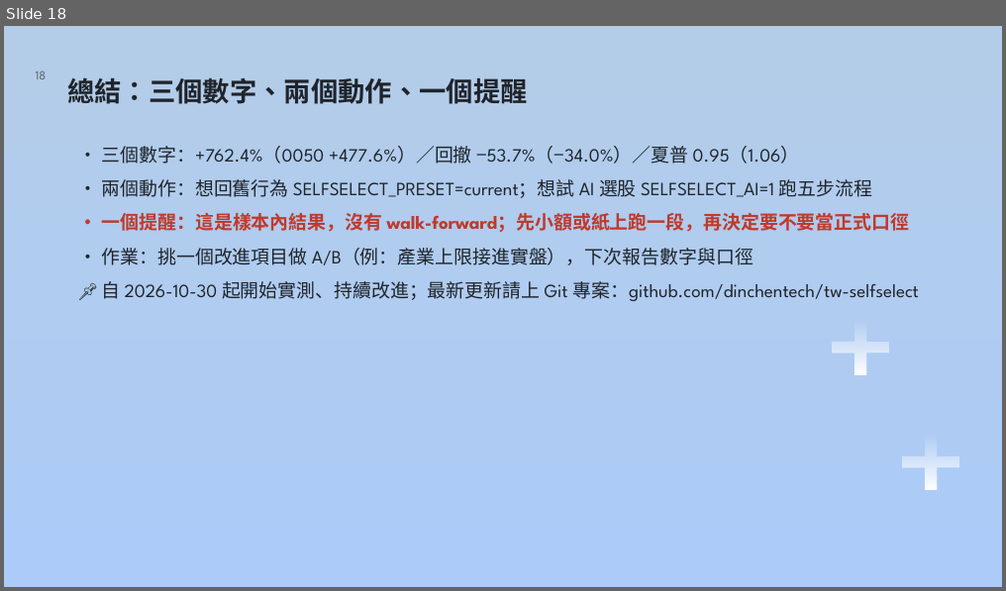
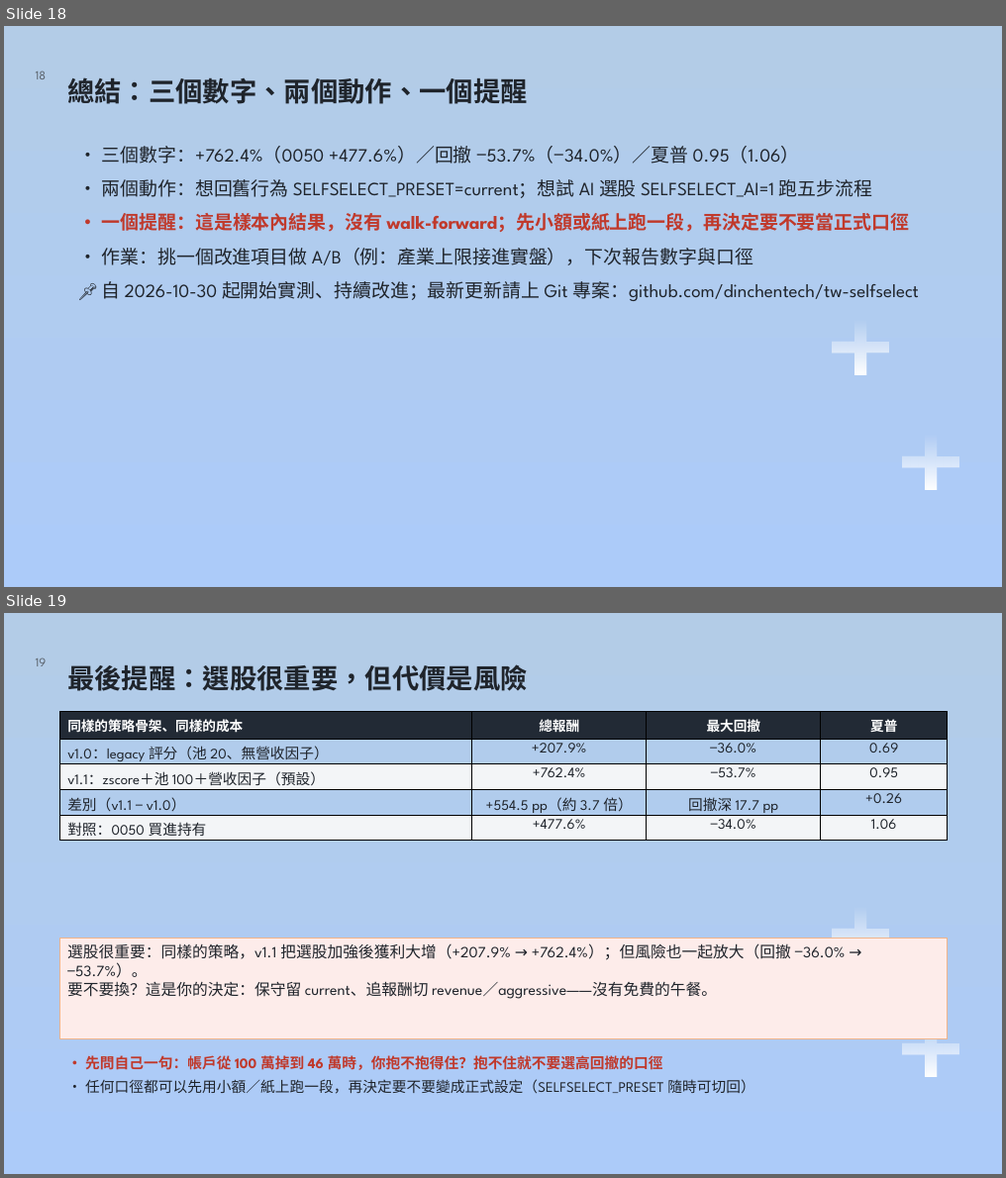
Before and after one commit to dinchentech/tw-selfselect, a slide deck: plans/ppt/TW-SELFSELECT台股買賣自動化系統-W7-講稿版.pptx. Shown one above the other, each under a label of ours: slide 18 before the commit, slides 18 and 19 after it. The pictures are 1006x591 and 1006x1178 pixels, drawn with LibreOffice and Linux fonts; fonts in the diff are those of the drawing; background and template pictures are left out. Boxes give left, top, right and bottom in pixels: in the first picture for what was removed or moved away, otherwise in the second. Text is boxed around its words. In the diff, an @@ line names an element or a change of style, - is before the commit and + after.

Commit message:
教材：W7 增補產業上限實例＋新增「風險與獲利抉擇」收尾頁（19 頁）
1) S7 加實例（2024-11-29、池 100）：
   上限關 → 2345、2618、2603、2610、2609（5 檔有 4 檔航運）；上限 2 → 航運只留 2 檔，補進 2059、3533
2) S16 措辭更正：「產業上限已接進實盤（SELFSELECT_MAX_PER_SECTOR／preset aggressive 會開），
   待決定預設值＋實測驗證」，不是「還沒接」
3) 新增 S19「最後提醒：選股很重要，但代價是風險」
   v1.0 legacy +207.9%／−36.0%／0.69 vs v1.1 預設 +762.4%／−53.7%／0.95（約 3.7 倍報酬、回撤深 17.7pp）
   ⇒ 風險與獲利怎麼取捨由使用者決定；附自我檢查「帳戶 100 萬掉到 46 萬你抱不抱得住」

- 講稿全掃無 markdown 星號／反引號；W7-解說腳本.md 重出（19 頁／約 43 分 30 秒）
- 版號 1.1.7 → 1.1.8（教材內容，執行行為不變）

```diff
--- a/plans/ppt/TW-SELFSELECT台股買賣自動化系統-W7-講稿版.pptx
+++ b/plans/ppt/TW-SELFSELECT台股買賣自動化系統-W7-講稿版.pptx
@@ slide 19 added at (4, 613, 1002, 1174), background gradient #B3CCE7 to #ACCBF9; not listed: 2 template elements that a slide beside it also shows @@
@@ text added at (36, 658, 47, 666), 12 pt, text #5B636D @@
+19
@@ title added at (67, 664, 527, 691), 26 pt, text #1F242B, bold @@
+最後提醒：選股很重要，但代價是風險
@@ table added at (60, 712, 947, 841), 5 rows, 4 columns @@
+同樣的策略骨架、同樣的成本 | 總報酬 | 最大回撤 | 夏普
+v1.0：legacy 評分（池 20、無營收因子） | +207.9% | −36.0% | 0.69
+v1.1：zscore＋池 100＋營收因子（預設） | +762.4% | −53.7% | 0.95
+差別（v1.1 − v1.0） | +554.5 pp（約 3.7 倍） | 回撤深 17.7 pp | +0.26
+對照：0050 買進持有 | +477.6% | −34.0% | 1.06
@@ rectangle added at (60, 939, 947, 1040), fill #FDECEA, outline #F0B48A 0.75 pt, 15 pt, text #1F242B @@
+選股很重要：同樣的策略，v1.1 把選股加強後獲利大增（+207.9% → +762.4%）；但風險也一起放大（回撤 −36.0% → −53.7%）。
+要不要換？這是你的決定：保守留 current、追報酬切 revenue／aggressive——沒有免費的午餐。
@@ text added at (85, 1055, 754, 1094), 14 pt, text #1F242B @@
+• 先問自己一句：帳戶從 100 萬掉到 46 萬時，你抱不抱得住？抱不住就不要選高回撤的口徑
+• 任何口徑都可以先用小額／紙上跑一段，再決定要不要變成正式設定（SELFSELECT_PRESET 隨時可切回）
```
Also in this commit, not shown: 2 slides changed, 5 other files.
